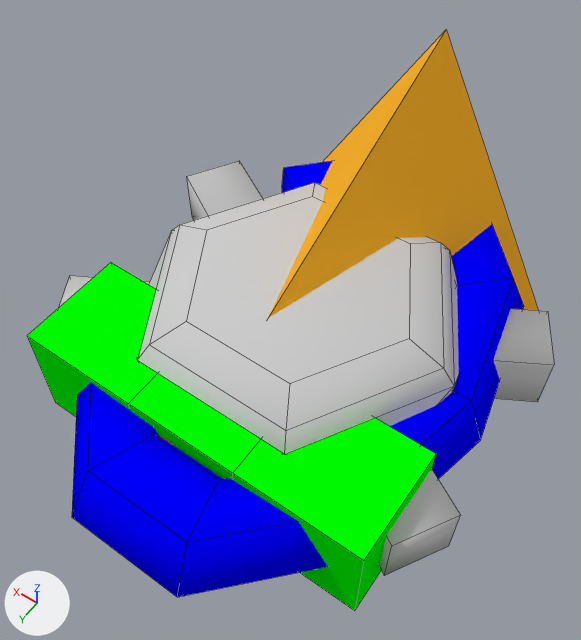
The Blender file data/grid/player/player.blend: old version first, new version second.
The view is the same before and after, from a 50 mm camera at (-1.2, 1.76, 2.85) aimed at (0.01, 0.08, 0.2). The lights are fixed; the arrows at lower left show +X, +Y and +Z. Mesh edges are drawn as thin lines. The same objects are shown in both versions, whatever each file hides.

The first picture shows 'powerupCollectible', 'powerupOnetime', 'shot', 'turret'.
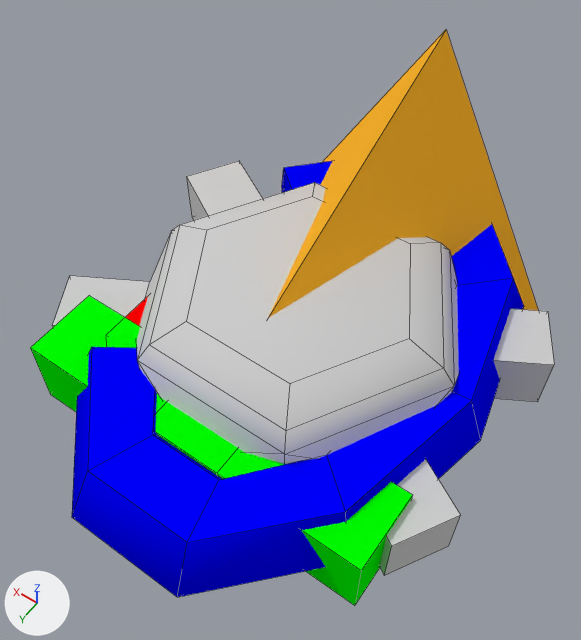
What differs and where, as boxes [x1, y1, x2, y2] in the pictures (581 x 640 px):
'turret', modifiers changed: before [59, 161, 554, 576]; after [52, 161, 554, 576]
'powerupCollectible', modifiers changed: [72, 161, 524, 597] in both
'powerupOnetime', reshaped, modifiers changed (7% narrower, 11% shorter): before [27, 262, 436, 611]; after [30, 296, 412, 605]
'shot', modifiers changed: [268, 30, 538, 318] in both
'powerupPermanent', modifiers changed (not visible before): after [125, 296, 148, 326]

What the commit changed:
me_poweruponetime has 20 vertices, 18 faces and spans x -0.8..0.8, y -0.98..0.79, z -0.25..0.25.
me_poweruponetime is used by ob_poweruponetime; location (0.0, 0.0, 0.0).
Part 1, on me_poweruponetime:
Vertex 0 of me_poweruponetime moves from (-0.8, 0.3, 0.25) at pixel (436, 453) to (-0.8, 0.45, 0.18) at pixel (412, 494).
Vertex 1 of me_poweruponetime moves from (-0.8, 0.79, 0.25) at pixel (363, 560) to (-0.8, 0.79, 0.18) at pixel (361, 570).
Vertex 2 of me_poweruponetime moves from (-0.8, 0.79, -0.25) at pixel (354, 610) to (-0.8, 0.79, -0.18) at pixel (354, 605).
Vertex 3 of me_poweruponetime moves from (-0.8, 0.3, -0.25) to (-0.8, 0.45, -0.18).
Vertex 4 of me_poweruponetime moves from (0.8, 0.3, 0.25) at pixel (110, 262) to (0.8, 0.45, 0.18) at pixel (89, 295).
Vertex 5 of me_poweruponetime moves from (0.8, 0.79, 0.25) at pixel (26, 335) to (0.8, 0.79, 0.18) at pixel (30, 347).
Vertex 6 of me_poweruponetime moves from (0.8, 0.3, -0.25) to (0.8, 0.45, -0.18).
Vertex 7 of me_poweruponetime moves from (0.8, 0.79, -0.25) at pixel (55, 402) to (0.8, 0.79, -0.18) at pixel (50, 394).
Vertex 8 of me_poweruponetime moves from (-0.25, 0.79, -0.25) to (-0.18, 0.79, -0.18).
Vertex 9 of me_poweruponetime moves from (-0.25, 0.79, 0.25) at pixel (232, 473) to (-0.18, 0.79, 0.18) at pixel (216, 473).
Vertex 10 of me_poweruponetime moves from (0.25, 0.79, -0.25) to (0.18, 0.79, -0.18).
Vertex 11 of me_poweruponetime moves from (0.25, 0.79, 0.25) at pixel (128, 403) to (0.18, 0.79, 0.18).
Vertex 12 of me_poweruponetime moves from (0.25, 0.3, 0.25) to (0.18, 0.45, 0.18).
Vertex 13 of me_poweruponetime moves from (0.25, 0.3, -0.25) to (0.18, 0.45, -0.18).
Vertex 14 of me_poweruponetime moves from (0.25, -0.98, 0.25) to (0.18, -0.98, 0.18).
Vertex 15 of me_poweruponetime moves from (0.25, -0.98, -0.25) to (0.18, -0.98, -0.18).
Vertex 16 of me_poweruponetime moves from (-0.25, 0.3, 0.25) to (-0.18, 0.45, 0.18).
Vertex 17 of me_poweruponetime moves from (-0.25, 0.3, -0.25) to (-0.18, 0.45, -0.18).
Vertex 18 of me_poweruponetime moves from (-0.25, -0.98, 0.25) to (-0.18, -0.98, 0.18).
Vertex 19 of me_poweruponetime moves from (-0.25, -0.98, -0.25) to (-0.18, -0.98, -0.18).
Object 'shot' (ob_shot) gains a EDGE_SPLIT modifier named 'EdgeSplit'.
Object 'turret' (ob_turret) gains a EDGE_SPLIT modifier named 'EdgeSplit'.
Modifier setting: split_angle = 0.698.
Object 'powerupPermanent' (ob_poweruppermanent) gains a EDGE_SPLIT modifier named 'EdgeSplit'.
Modifier setting: split_angle = 0.873.
Object 'powerupOnetime' (ob_poweruponetime) gains a EDGE_SPLIT modifier named 'EdgeSplit'.
Object 'powerupCollectible' (ob_powerupcollectible) gains a EDGE_SPLIT modifier named 'EdgeSplit'.
Modifier setting: split_angle = 0.873.
